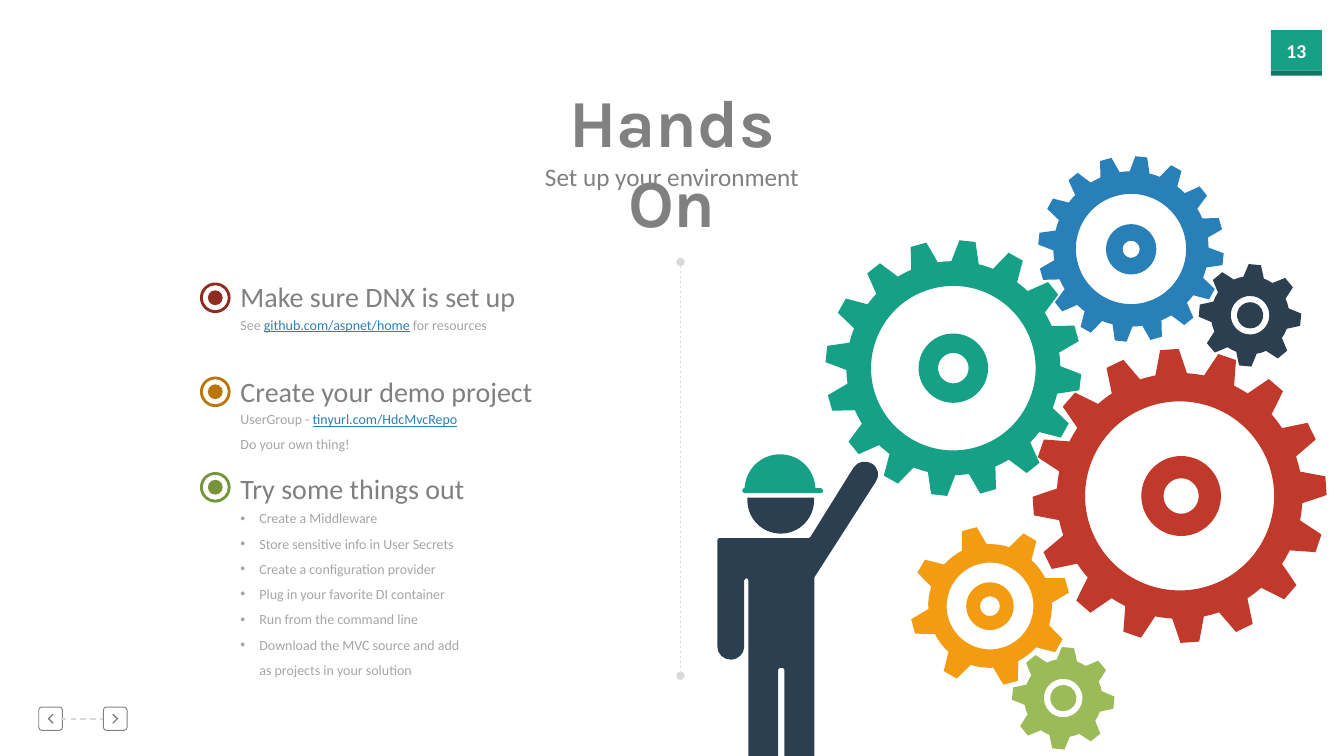
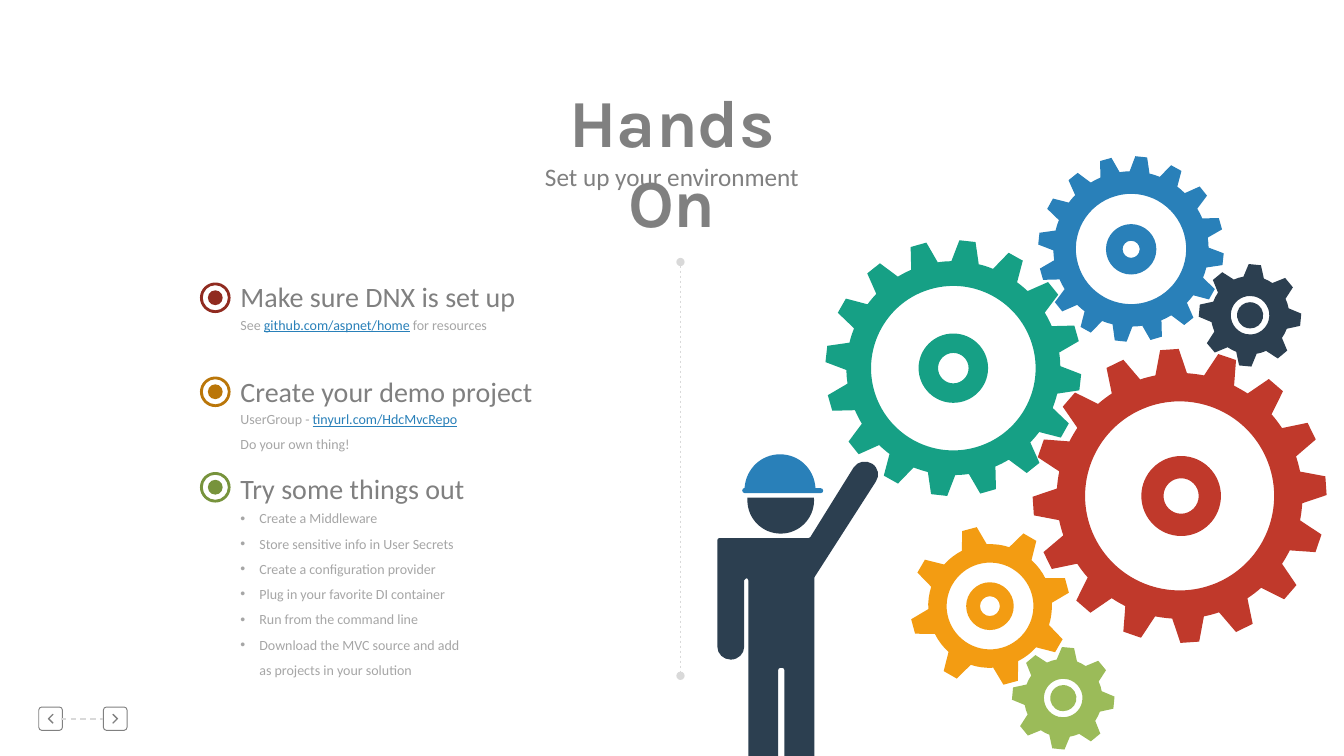
Before and after one commit to cabarney/MvcNextGen, a slide deck: slide 14 of Slides.pptx (slide 13 before the commit). Drawn at 1344x756 pixels with LibreOffice and Linux fonts; fonts in the diff are those of the drawing. Boxes give left, top, right and bottom in pixels: in the first picture for what was removed or moved away, otherwise in the second. Text is boxed around its words. In the diff, an @@ line names an element or a change of style, - is before the commit and + after.

```diff
--- a/Slides.pptx
+++ b/Slides.pptx
@@ rectangle removed at (x1=1271, y1=30, x2=1323, y2=71) @@
@@ page number removed at (x1=1286, y1=45, x2=1306, y2=58) @@
-13
@@ rectangle removed at (x1=1271, y1=71, x2=1323, y2=76) @@
@@ freeform shape at (x1=742, y1=455, x2=823, y2=494): fill #16A085 to #2980B9 @@
```
Also in this commit, not shown: 13 other slides changed, 7 slides added, 3 slides removed, 27 other files.
